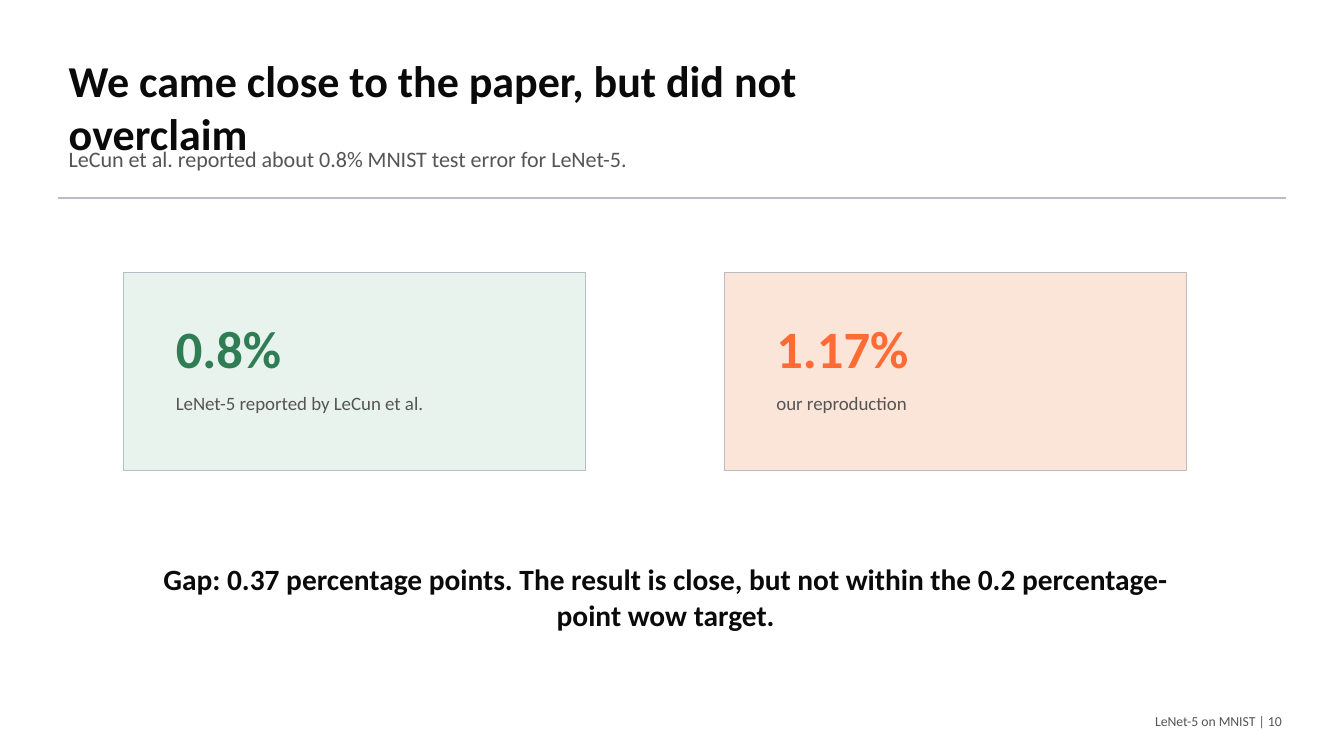
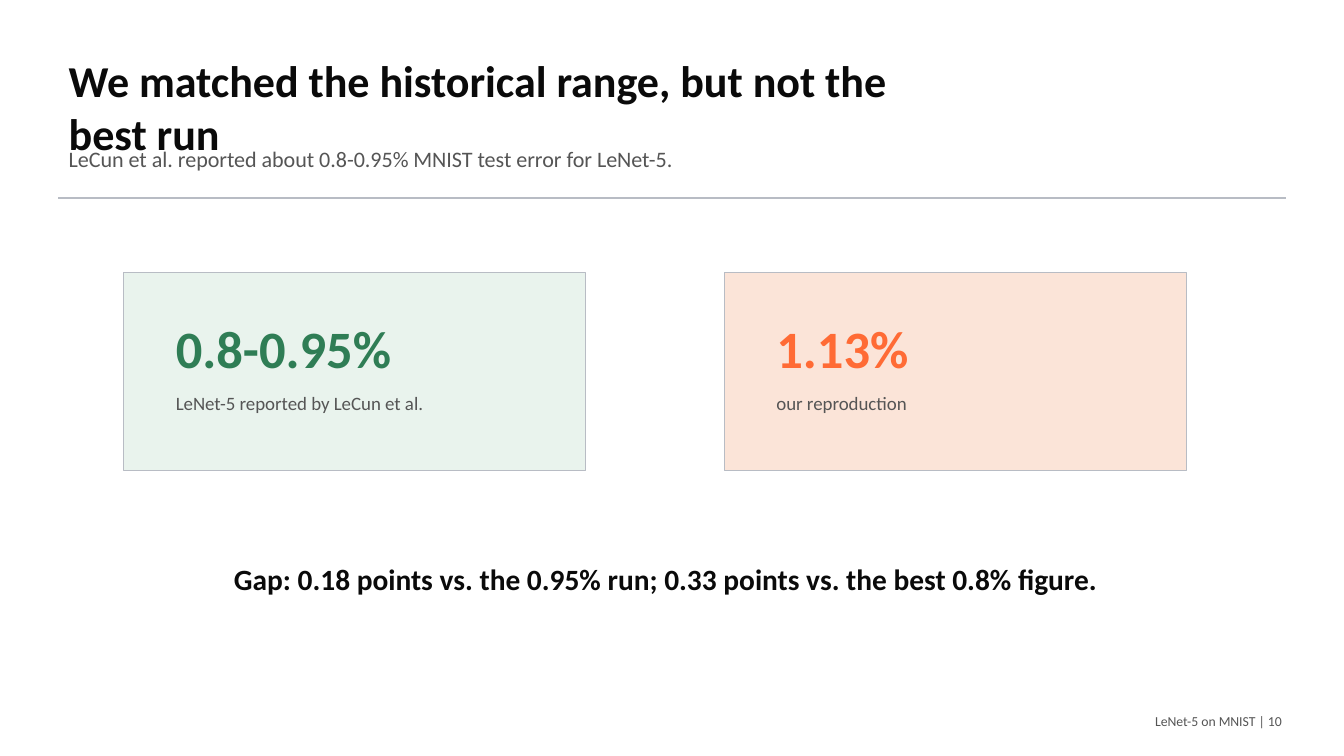
Before and after one commit to macbehnke/NN_funds_project, a slide deck: slide 10 of slides/LeNet5_MNIST_Final_Presentation.pptx. Drawn at 1344x756 pixels with LibreOffice and Linux fonts; fonts in the diff are those of the drawing. Boxes give left, top, right and bottom in pixels: in the first picture for what was removed or moved away, otherwise in the second. Text is boxed around its words. In the diff, an @@ line names an element or a change of style, - is before the commit and + after.

Commit message:
Update historical LeNet results and presentation

```diff
--- a/slides/LeNet5_MNIST_Final_Presentation.pptx
+++ b/slides/LeNet5_MNIST_Final_Presentation.pptx
@@ text at (69, 66, 886, 161): text changed @@
-We came close to the paper, but did not overclaim
+We matched the historical range, but not the best run
@@ text at (69, 149, 672, 171): text changed @@
-LeCun et al. reported about 0.8% MNIST test error for LeNet-5.
+LeCun et al. reported about 0.8-0.95% MNIST test error for LeNet-5.
@@ text at (176, 331, 391, 369): text changed @@
-0.8%
+0.8-0.95%
@@ text at (776, 332, 908, 369): text changed @@
-1.17%
+1.13%
@@ text at (234, 569, 1097, 595): text changed @@
-Gap: 0.37 percentage points. The result is close, but not within the 0.2 percentage-point wow target.
+Gap: 0.18 points vs. the 0.95% run; 0.33 points vs. the best 0.8% figure.
```
Also in this commit, not shown: 9 other slides changed, 7 other files.
